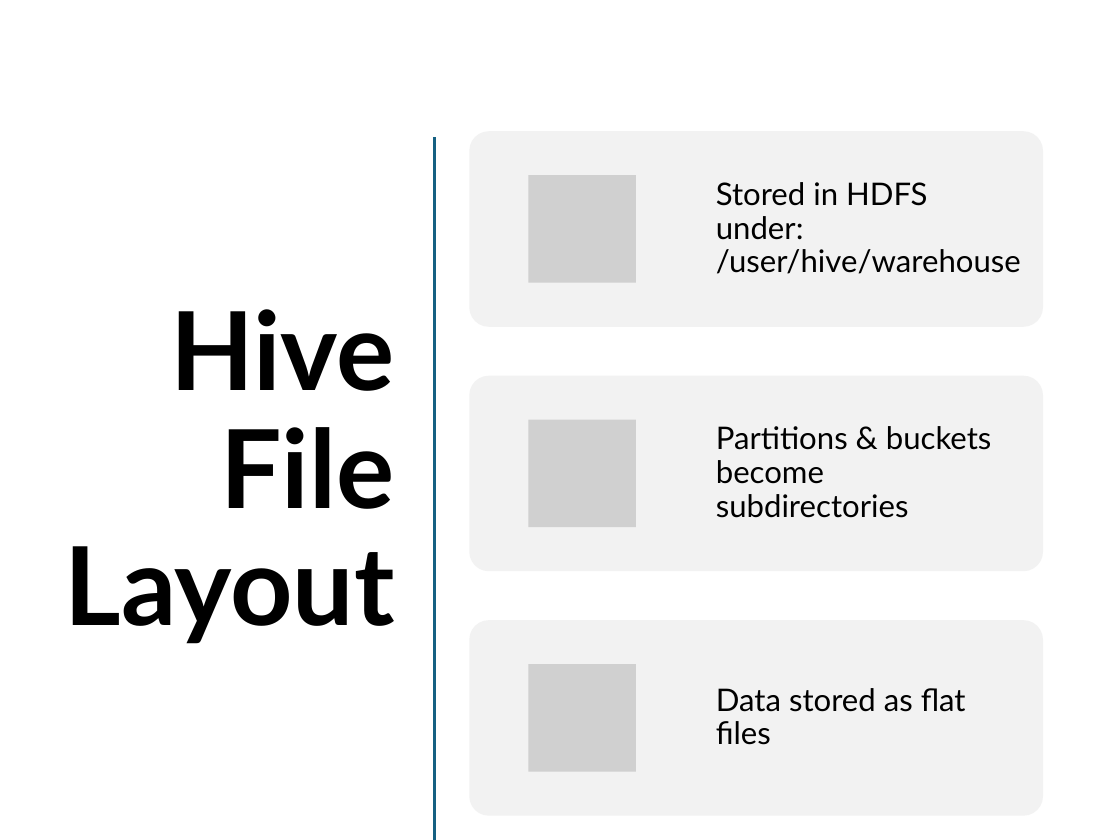
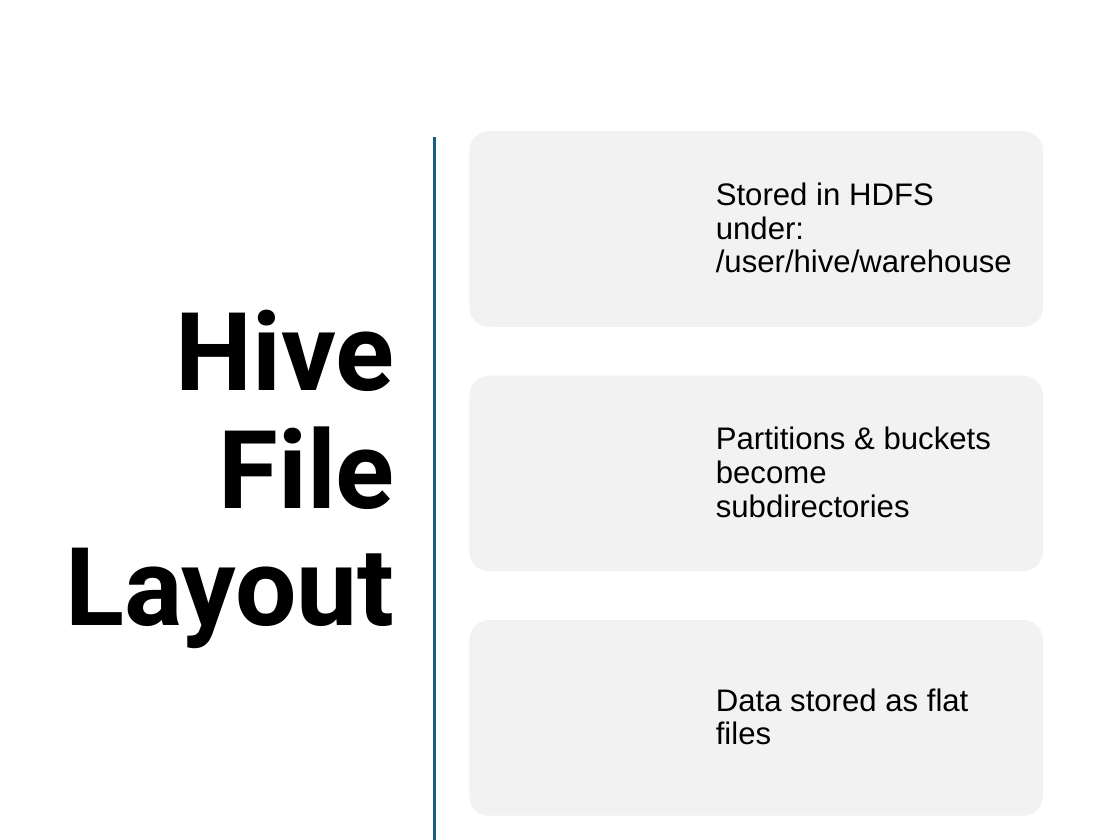
Before and after one commit to zhangyu027/UCI_Hadoop_Apache_Airflow, a slide deck: slide 19 of 02_Slides/M4_Pig&Hive.pptx. Drawn at 1120x840 pixels with LibreOffice and Linux fonts; fonts in the diff are those of the drawing; grey boxes stand for pictures. Boxes give left, top, right and bottom in pixels: in the first picture for what was removed or moved away, otherwise in the second. Text is boxed around its words. In the diff, an @@ line names an element or a change of style, - is before the commit and + after.

```diff
--- a/02_Slides/M4_Pig&Hive.pptx
+++ b/02_Slides/M4_Pig&Hive.pptx
@@ title "Hive File Layout" at (65, 309, 395, 649): font Lato to Roboto @@
@@ picture removed at (529, 175, 636, 282) @@
@@ picture removed at (529, 420, 636, 528) @@
@@ font Lato to Arial; less space between paragraphs in 3 elements at (716, 182, 1012, 273), (716, 426, 991, 518), (716, 688, 968, 745) @@
@@ picture removed at (529, 664, 636, 772) @@
```
Also in this commit, not shown: 22 other slides changed, 9 other files.
